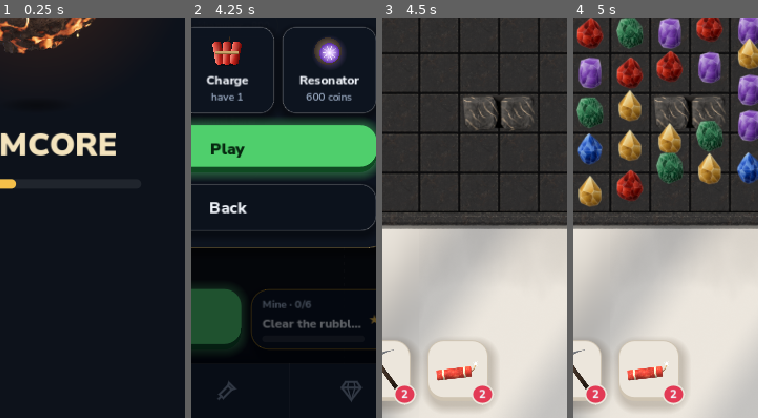
Above: before the commit, frames 1-4 (left to right).
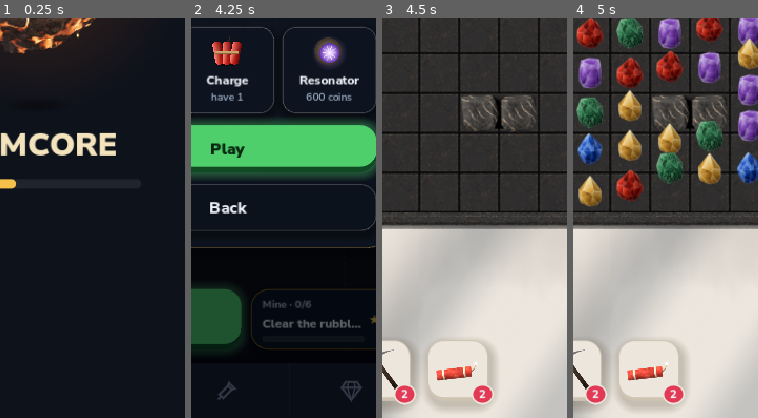
Above: after the commit, the same moments.

Repository: Konsulix/samocvet-rudnik
Game: Godot game, scene res://scenes/main.tscn
Same seed, same stepped clock (60 frames per second), same inputs: the game is played once before the commit and once after it.
Inputs (mouse positions are % of the whole screen's width and height, from its top left):
- Up to frame 1 (0.25 s): no input
- Up to frame 2 (4.25 s): move the mouse to (72, 45) at 0.52 s; click (72, 45) at 0.67 s; drag from (30, 55) to (45, 70) at 1.27 s; click "♪" at 2 s; click "×" at 2.75 s; click (28, 88) at 3.5 s
- Up to frame 3 (4.5 s): click "Play" at 4.25 s
- Up to frame 4 (5 s): no input
The pictures show only the part of the screen within x 40-90%, y 50-100%; the shares and areas given below are measured in that part.

Frames 1-2 are identical in both runs. In frame 3, 0.5% of the frame differs, in the area x 42-84%, y 19-29%; in frame 4, 0.5%.

Commit message:
Большие блоки: уменьшение 5% вместо 10%
Co-Authored-By: Claude Opus 5.5 <noreply@anthropic.com>

Diff:
--- a/godot/scripts/game/board_view.gd
+++ b/godot/scripts/game/board_view.gd
@@ -23,7 +23,7 @@
 var find_hit_at := -10.0
 var find_done_at := -10.0
 var _zone_tex := {}
-const ZONE_SCALE := 0.9
+const ZONE_SCALE := 0.95
 var geo_hit_at := {}
 var _down := {}
 
